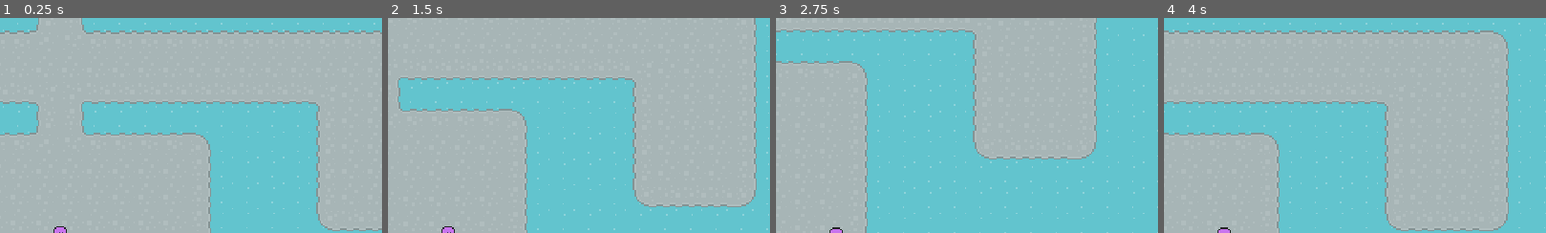
Above: before the commit, frames 1-4 (left to right).
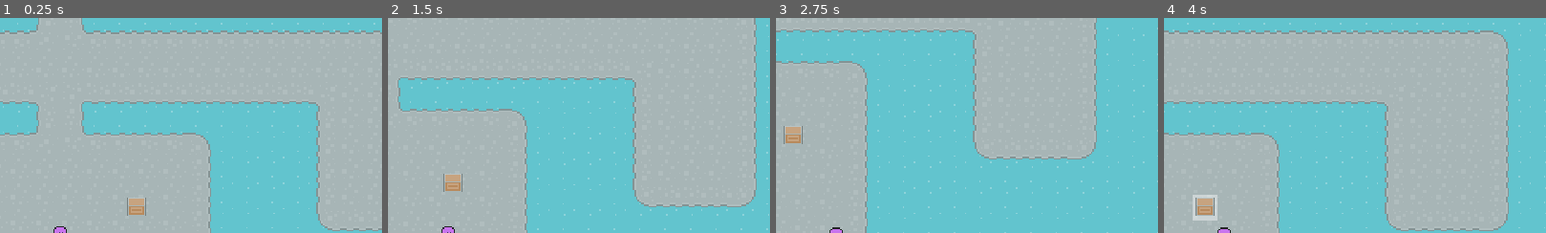
Above: after the commit, the same moments.

Repository: psycotica0/MultiplayerSubmarine
Game: Godot game, scene res://World.tscn
Same seed, same stepped clock (60 frames per second), same inputs: the game is played once before the commit and once after it.
Inputs:
- Up to frame 1 (0.25 s): no input
- Up to frame 2 (1.5 s): tap Enter at 0.5 s; hold Right (ui_right) 0.53-1.28 s; hold Down (ui_down) from 1.28 s (still down)
- Up to frame 3 (2.75 s): tap Space at 2 s; release Down (ui_down) at 2.03 s; hold Right (ui_right) from 2.03 s (still down)
- Up to frame 4 (4 s): release Right (ui_right) at 2.78 s; hold Up (ui_up) 2.78-3.53 s; tap Enter at 3.5 s; hold Left (ui_left) from 3.53 s (still down)
The pictures show only the part of the screen within x 42-92%, y 0-50%; the shares and areas given below are measured in that part.

The runs differ from the first frame. In frame 1, 0.3% of the frame differs, in the area x 33-39%, y 83-92%; in frame 2, 0.3%; in frame 3, 0.3%; in frame 4, 0.7%, in the area x 7-14%, y 82-95%.

Commit message:
Hover Item as I Walk Around
I have the very basics of a system that should let me interact with
stuff in the ship. This is a good start, but obviously I've got a long
way to go.

Diff:
--- /dev/null
+++ b/Items/Crate.tscn
@@ -0,0 +1,25 @@
+[gd_scene load_steps=5 format=2]
+
+[ext_resource path="res://Assets/roguelike-pack/Spritesheet/roguelikeSheet_transparent.png" type="Texture" id=1]
+[ext_resource path="res://Items/Hover.tscn" type="PackedScene" id=2]
+
+[sub_resource type="AtlasTexture" id=1]
+atlas = ExtResource( 1 )
+region = Rect2( 544, 188, 16, 16 )
+
+[sub_resource type="RectangleShape2D" id=2]
+extents = Vector2( 6.5625, 6.375 )
+
+[node name="Crate" type="StaticBody2D"]
+collision_layer = 130
+collision_mask = 2
+
+[node name="Hover" parent="." instance=ExtResource( 2 )]
+visible = false
+
+[node name="Sprite" type="Sprite" parent="."]
+scale = Vector2( 0.777904, 0.777904 )
+texture = SubResource( 1 )
+
+[node name="CollisionShape2D" type="CollisionShape2D" parent="."]
+shape = SubResource( 2 )
--- /dev/null
+++ b/Items/Hover.gd
@@ -0,0 +1,16 @@
+extends Node2D
+
+
+# Declare member variables here. Examples:
+# var a = 2
+# var b = "text"
+
+
+# Called when the node enters the scene tree for the first time.
+func _ready():
+	pass # Replace with function body.
+
+
+# Called every frame. 'delta' is the elapsed time since the previous frame.
+#func _process(delta):
+#	pass
--- /dev/null
+++ b/Items/Hover.tscn
@@ -0,0 +1,10 @@
+[gd_scene load_steps=2 format=2]
+
+[ext_resource path="res://Items/Hover.gd" type="Script" id=2]
+
+[node name="Hover" type="Node2D"]
+script = ExtResource( 2 )
+
+[node name="Polygon2D" type="Polygon2D" parent="."]
+color = Color( 1, 1, 1, 0.419608 )
+polygon = PoolVector2Array( -8, -8, 8, -8, 8, 8, -8, 8 )
--- a/Player.gd
+++ b/Player.gd
@@ -8,6 +8,8 @@
 
 var submarine
 
+var hovered_item
+
 enum STATE { MOVING, DRIVING }
 
 export (STATE) var state
@@ -15,9 +17,16 @@
 func _ready():
 	if local:
 		$Camera2D.current = true
+	else:
+		# Non-local players shouldn't highlight things they're near
+		$HandZone/Hand.monitorable = false
+		$HandZone/Hand.monitoring = false
 	change_state(STATE.MOVING)
 
 func _physics_process(delta):
+	if not local:
+		return
+
 	match(state):
 		STATE.MOVING:
 			process_moving(delta)
@@ -59,8 +68,10 @@
 		# So if I'm going south, I don't change it
 		if $Sprite.flip_h and velocity.x > 0:
 			$Sprite.flip_h = false
+			$HandZone.rotation = 0
 		elif not $Sprite.flip_h and velocity.x < 0:
 			$Sprite.flip_h = true
+			$HandZone.rotation = PI
 		move_latch = true
 	else:
 		$AnimationPlayer.play("Stop")
@@ -78,3 +89,31 @@
 
 func reset_move_latch():
 	move_latch = false
+
+func do_hover(item):
+	var hover = item.get_node("Hover")
+	if hover:
+		hover.visible = true
+		return true
+	else:
+		return false
+
+func do_nohover(item):
+	var hover = item.get_node("Hover")
+	if hover:
+		hover.visible = false
+
+func _on_Hand_body_entered(body : Node2D):
+	if do_hover(body):
+		if hovered_item:
+			do_nohover(hovered_item)
+		hovered_item = body
+
+func _on_Hand_body_exited(body):
+	if body == hovered_item:
+		do_nohover(body)
+		hovered_item = null
+	# TODO: Look at other items in my area to see if I should hover any of them
+	# XXX: Also, I should probably make sure that when someone else picks the
+	#      item up it fires this here, so I can unhover it, and look for another
+	#      thing to hover
--- a/Player.tscn
+++ b/Player.tscn
@@ -188,6 +188,8 @@
 
 [sub_resource type="AnimationNodeStateMachinePlayback" id=7]
 
+[sub_resource type="RectangleShape2D" id=13]
+
 [node name="Player" type="KinematicBody2D"]
 collision_layer = 2
 collision_mask = 3
@@ -224,3 +226,15 @@
 anim_player = NodePath("../AnimationPlayer")
 active = true
 parameters/playback = SubResource( 7 )
+
+[node name="HandZone" type="Node2D" parent="."]
+
+[node name="Hand" type="Area2D" parent="HandZone"]
+collision_layer = 0
+collision_mask = 128
+
+[node name="CollisionShape2D" type="CollisionShape2D" parent="HandZone/Hand"]
+position = Vector2( 11.8882, 0 )
+shape = SubResource( 13 )
+[connection signal="body_entered" from="HandZone/Hand" to="." method="_on_Hand_body_entered"]
+[connection signal="body_exited" from="HandZone/Hand" to="." method="_on_Hand_body_exited"]
--- a/Submarine.tscn
+++ b/Submarine.tscn
@@ -1,7 +1,8 @@
-[gd_scene load_steps=24 format=2]
+[gd_scene load_steps=25 format=2]
 
 [ext_resource path="res://Assets/roguelike-pack/Spritesheet/roguelikeSheet_transparent.png" type="Texture" id=1]
 [ext_resource path="res://Submarine.gd" type="Script" id=2]
+[ext_resource path="res://Items/Crate.tscn" type="PackedScene" id=3]
 
 [sub_resource type="ConvexPolygonShape2D" id=2]
 points = PoolVector2Array( 8.0845, 8.18472, 0, 16, 0, 0, 16, 0 )
@@ -293,3 +294,6 @@
 
 [node name="RightBrake" type="Node2D" parent="."]
 position = Vector2( 240, 0 )
+
+[node name="Crate" parent="." instance=ExtResource( 3 )]
+position = Vector2( 48, 16 )
Not shown: 1 places in Player.tscn that only renumber resources
